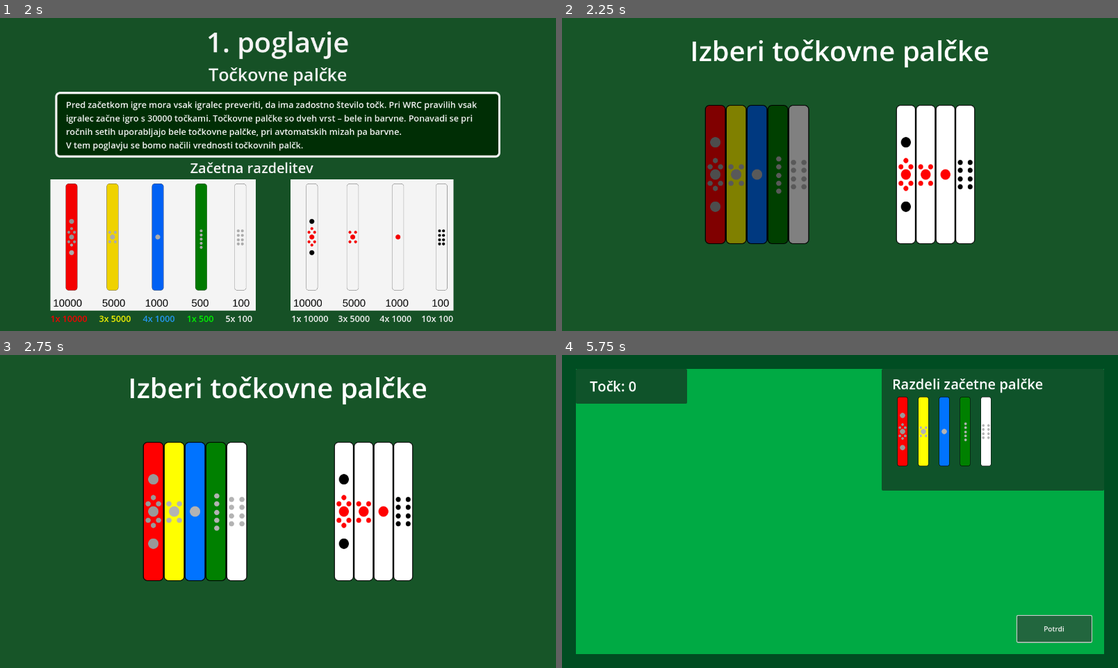
Above: before the commit, frames 1-4 (two rows, left to right).
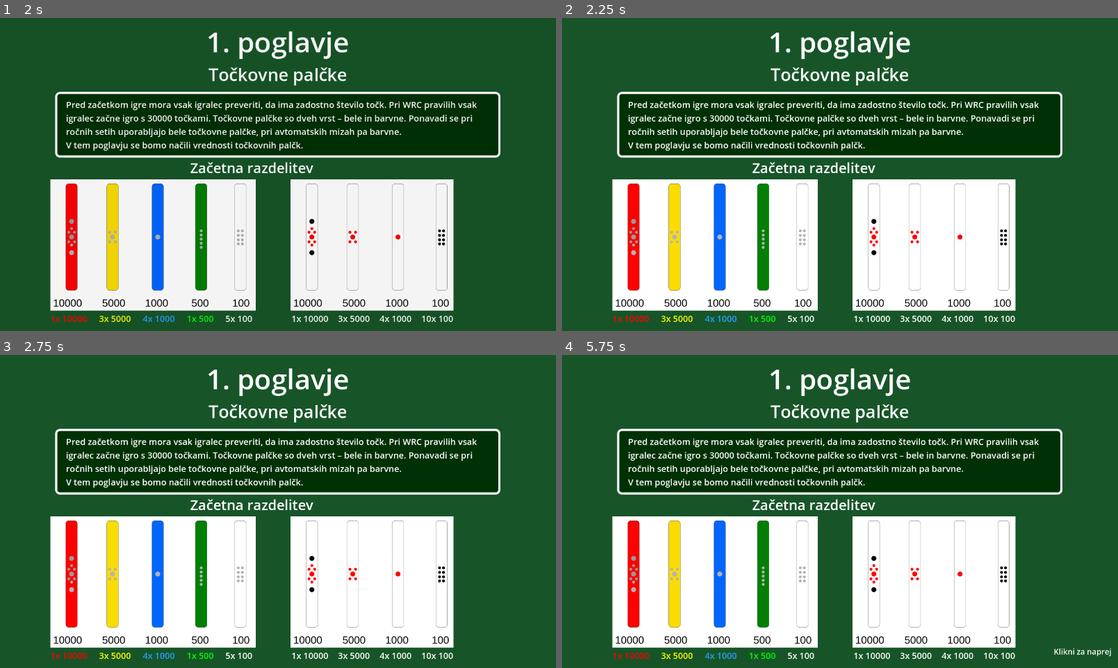
Above: after the commit, the same moments.

Repository: jernejp21/riichi-mahjong-learning-game
Game: Godot game, scene res://scenes/main.tscn
Two runs of this game, one before a commit and one after it. Both use one fixed random seed, a clock stepped at 60 frames per second and the inputs below.
Inputs (mouse positions are in pixels of both pictures, inside the frame that each line leads up to):
- Up to frame 1 (2 s): click "Začetniki" at 0.5 s; move the mouse to (400, 158) at 1.27 s; press the mouse at (400, 158) at 1.28 s
- Up to frame 2 (2.25 s): release the mouse at (962, 158) at 2 s; drag from (728, 190) to (812, 237) at 2.02 s
- Up to frame 3 (2.75 s): no input
- Up to frame 4 (5.75 s): click (1056, 630) at 2.75 s, where only the run before the commit has a clickable "Potrdi"; click (756, 511) at 3.52 s; click (1056, 630) at 4.25 s, where only the run before the commit has a clickable "Potrdi"; click (1056, 630) at 5 s, where only the run before the commit has a clickable "Potrdi"

Frame 1 is identical in both runs. In frame 2, 47% of the frame differs, in the area x 9-90%, y 4-98%; in frame 3, 47%; in frame 4, 76%, in the area x 2-99%, y 4-98%.

Commit message:
lvl1: level over UI
On level over an UI is displayed showing if level is cleared or not. If cleared, go to next level, if not, restart the level.

Diff:
--- a/scenes/level_1.tscn
+++ b/scenes/level_1.tscn
@@ -340,6 +340,39 @@
 
 [node name="LevelOverLayer" type="CanvasLayer" parent="."]
 unique_name_in_owner = true
+visible = false
+
+[node name="TutorialPanel" type="PanelContainer" parent="LevelOverLayer"]
+anchors_preset = 15
+anchor_right = 1.0
+anchor_bottom = 1.0
+grow_horizontal = 2
+grow_vertical = 2
+theme_override_styles/panel = SubResource("StyleBoxFlat_4nkto")
+
+[node name="Title" type="MarginContainer" parent="LevelOverLayer/TutorialPanel"]
+layout_mode = 2
+size_flags_horizontal = 4
+size_flags_vertical = 4
+theme_override_constants/margin_top = 10
+
+[node name="VBoxContainer" type="VBoxContainer" parent="LevelOverLayer/TutorialPanel/Title"]
+layout_mode = 2
+size_flags_horizontal = 4
+size_flags_vertical = 0
+
+[node name="LevelOverTitle" type="Label" parent="LevelOverLayer/TutorialPanel/Title/VBoxContainer"]
+unique_name_in_owner = true
+layout_mode = 2
+theme_override_font_sizes/font_size = 64
+text = "Pravilno"
+horizontal_alignment = 1
+
+[node name="LevelOverButton" type="Button" parent="LevelOverLayer/TutorialPanel/Title/VBoxContainer"]
+unique_name_in_owner = true
+layout_mode = 2
+theme_override_font_sizes/font_size = 32
+text = "Naslednje vprašanje"
 
 [node name="TransitionLayer" type="CanvasLayer" parent="."]
 editor_description = "Transition into the level."
@@ -351,3 +384,4 @@
 [connection signal="gui_input" from="TutorialLayer/TutorialPanel" to="GameManager" method="_on_tutorial_panel_gui_input"]
 [connection signal="timeout" from="TutorialLayer/Timer" to="GameManager" method="_on_timer_timeout"]
 [connection signal="pressed" from="PracticeLayer/Confirm_button" to="GameManager" method="_on_confirm_button_pressed"]
+[connection signal="pressed" from="LevelOverLayer/TutorialPanel/Title/VBoxContainer/LevelOverButton" to="GameManager" method="_on_level_over_button_pressed"]
--- a/scripts/game_manager.gd
+++ b/scripts/game_manager.gd
@@ -17,10 +17,12 @@
 	pass
 
 
-func _on_level_ended() -> void:
+func _on_level_ended(next_level: bool) -> void:
 	print("End of level")
 	remove_child(level)
-	level_number += 1
+	if next_level:
+		level_number += 1
+
 	if len(levels) > level_number:
 		level = levels[level_number].instantiate()
 		var gm = level.get_node("GameManager")
@@ -28,6 +30,7 @@
 		add_child(level)
 	else:
 		start_screen.visible = true
+
 
 func _on_beginner_button_pressed() -> void:
 	level_number = 0
--- a/scripts/level_1-gm.gd
+++ b/scripts/level_1-gm.gd
@@ -13,9 +13,13 @@
 @onready var tutorial_layer: CanvasLayer = %TutorialLayer
 @onready var practice_layer: CanvasLayer = %PracticeLayer
 @onready var level_over_layer: CanvasLayer = %LevelOverLayer
+@onready var click_to_continue: MarginContainer = %"Click to continue"
+@onready var level_over_title: Label = %LevelOverTitle
+@onready var level_over_button: Button = %LevelOverButton
 
-
-signal level_ended
+## Emitted at the end of the level to show if we advance to the
+## next level or not.
+signal level_ended(next_level: bool)
 
 
 var is_draggable = false
@@ -24,6 +28,7 @@
 var stick_value: int
 var node_path: String
 var point_stick_selection: point_stick_selection_enum
+var level_cleared = true
 
 enum point_stick_selection_enum
 {
@@ -89,7 +94,7 @@
 				  "1000": 0,
 				  "500": 0,
 				  "100": 0}
-	var level_cleared = true
+	level_cleared = true
 
 	for node in nodes:
 		if "stick" in node.name:
@@ -113,12 +118,17 @@
 		level_cleared = false
 
 	if level_cleared:
-		print("Level cleared")
-		level_ended.emit()
+		level_over_title.text = "Pravilno"
+		level_over_button.text = "Naslednje vprašanje"
 	else:
-		print("Level not cleared")
-	#practice_layer.visible = false
-	#level_over_layer.visible = true
+		level_over_title.text = "Napačno"
+		level_over_button.text = "Ponovi vprašanje"
+
+	for node in get_children():
+		node.queue_free()
+
+	practice_layer.visible = false
+	level_over_layer.visible = true
 
 func _on_stick_input_event(viewport: Node, event: InputEvent, shape_idx: int, type: String) -> void:
 	if event.is_action_pressed("spawn"):
@@ -161,13 +171,18 @@
 
 
 func _on_timer_timeout() -> void:
-	%"Click to continue".visible = true
+	click_to_continue.visible = true
 	pass # Replace with function body.
 
 
 func _on_tutorial_panel_gui_input(event: InputEvent) -> void:
-	if event.is_action("spawn"):
+	if event.is_action("spawn") and click_to_continue.visible:
 		tutorial_layer.visible = false
 		practice_layer.visible = true
 		colour_picker_screen.visible = true
 	pass # Replace with function body.
+
+
+func _on_level_over_button_pressed() -> void:
+	level_ended.emit(level_cleared)
+	pass # Replace with function body.
